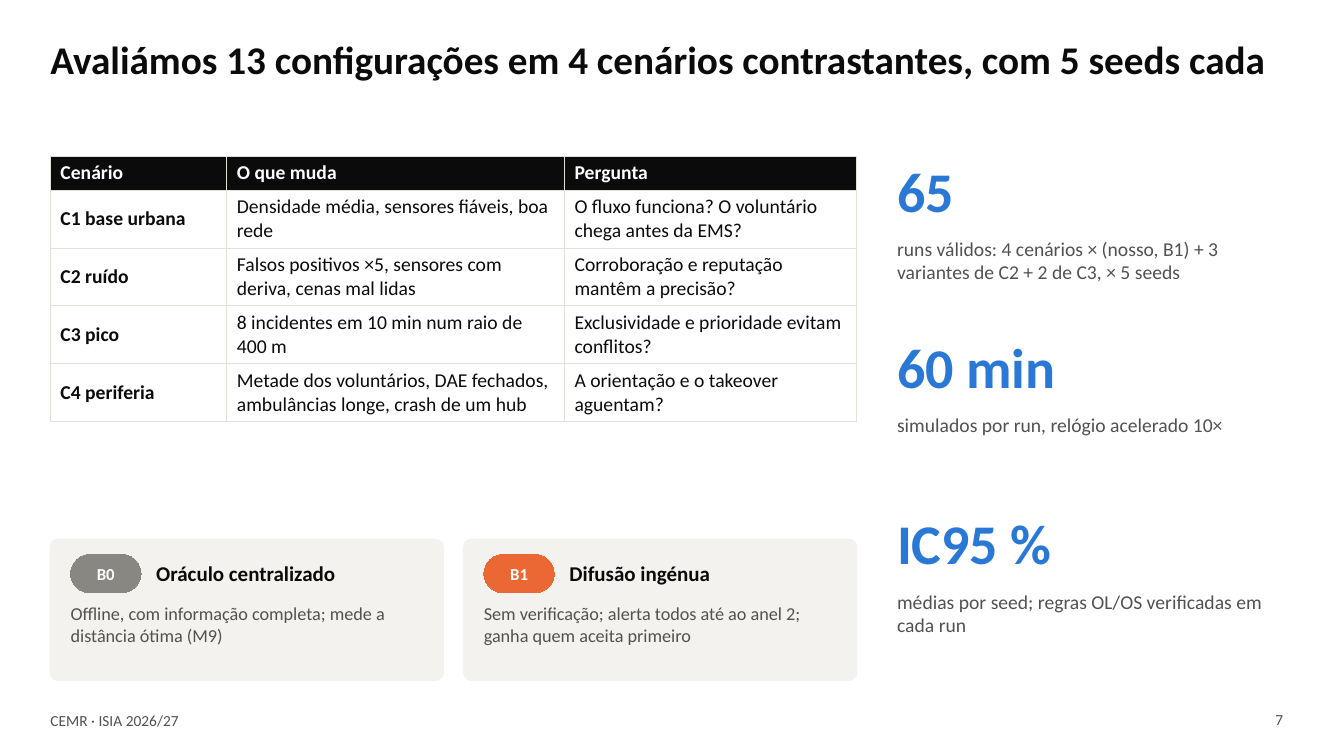
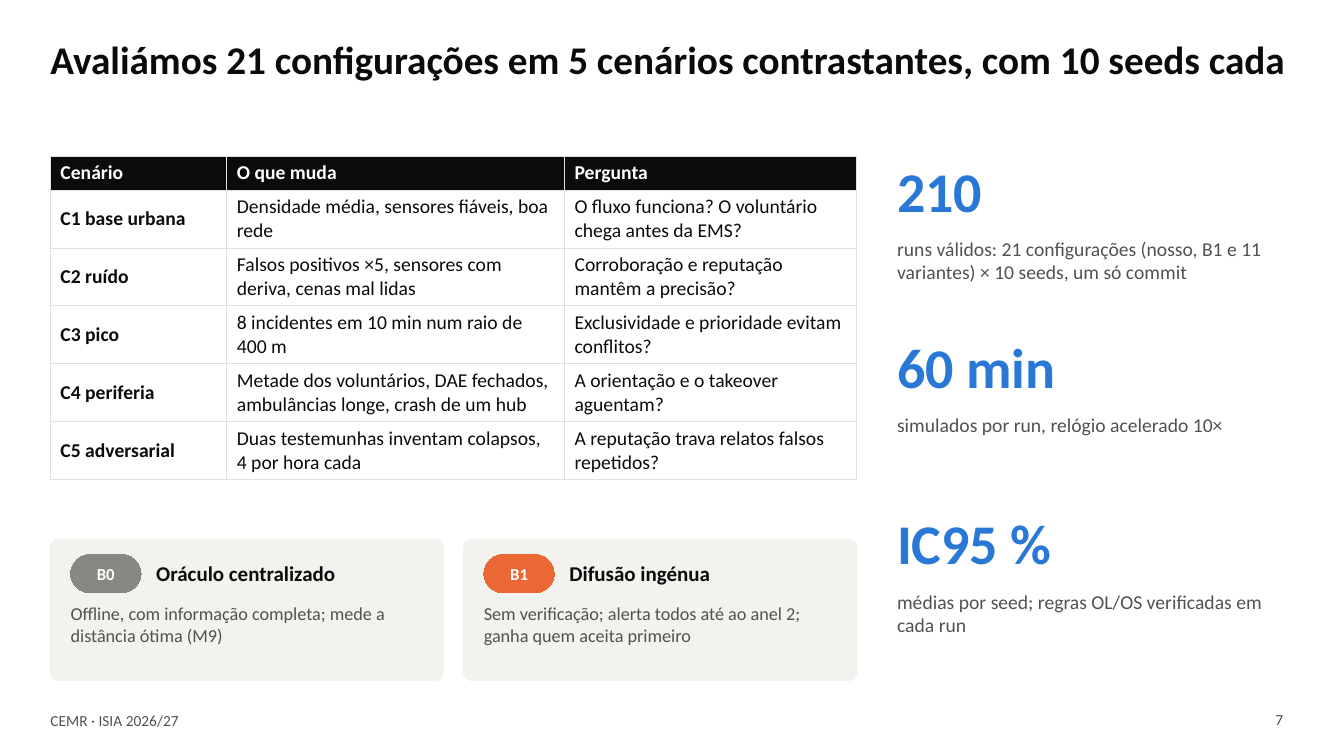
Before and after one commit to rodrigoilde/fcup-isia, a slide deck: slide 7 of slides/apresentacao.pptx. Drawn at 1344x756 pixels with LibreOffice and Linux fonts; fonts in the diff are those of the drawing. Boxes give left, top, right and bottom in pixels: in the first picture for what was removed or moved away, otherwise in the second. Text is boxed around its words. In the diff, an @@ line names an element or a change of style, - is before the commit and + after.

```diff
--- a/slides/apresentacao.pptx
+++ b/slides/apresentacao.pptx
@@ title at (x1=50, y1=46, x2=1285, y2=81): text changed @@
-Avaliámos 13 configurações em 4 cenários contrastantes, com 5 seeds cada
+Avaliámos 21 configurações em 5 cenários contrastantes, com 10 seeds cada
@@ table at (x1=50, y1=156, x2=857, y2=476) @@
+row 6: C5 adversarial | Duas testemunhas inventam colapsos, 4 por hora cada | A reputação trava relatos falsos repetidos?
@@ text at (x1=897, y1=175, x2=982, y2=213): text changed @@
-65
+210
@@ text at (x1=897, y1=242, x2=1261, y2=282): text changed @@
-runs válidos: 4 cenários × (nosso, B1) + 3 variantes de C2 + 2 de C3, × 5 seeds
+runs válidos: 21 configurações (nosso, B1 e 11 variantes) × 10 seeds, um só commit
```
Also in this commit, not shown: 8 other slides changed, 2 slides added, 1 other file.
